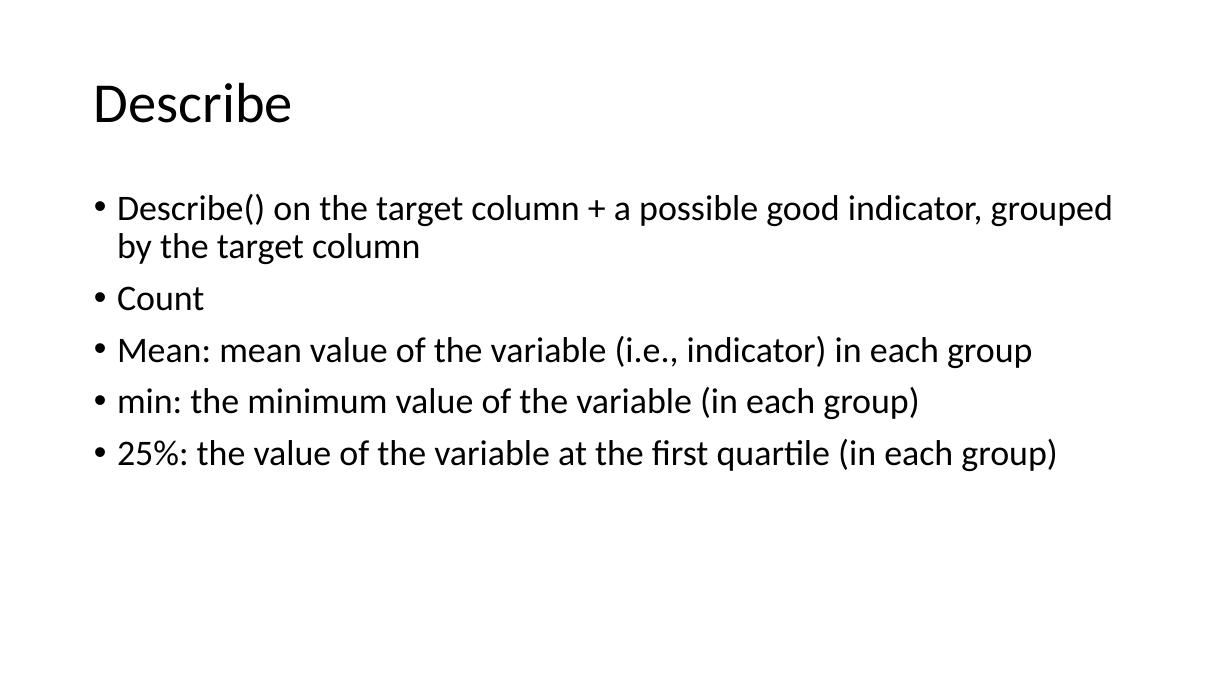
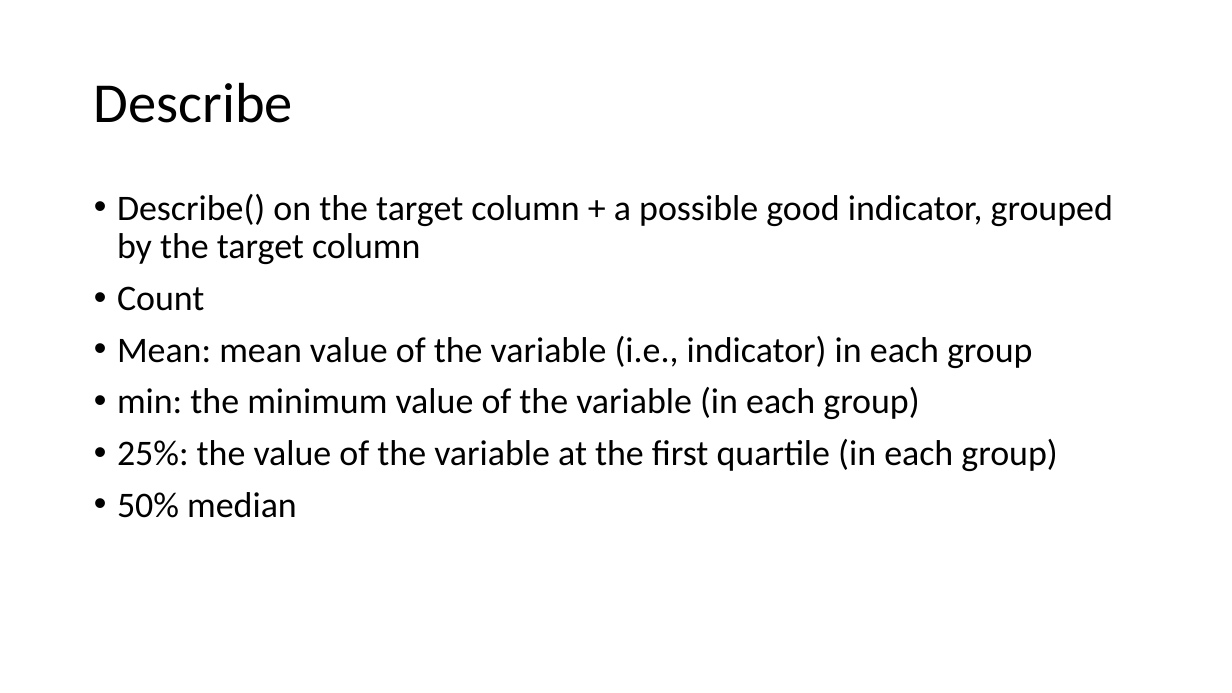
Before and after one commit to FranzGH/IoT_ML, a slide deck: slide 5 of Statistics essential.pptx. Drawn at 1232x693 pixels with LibreOffice and Linux fonts; fonts in the diff are those of the drawing. Boxes give left, top, right and bottom in pixels: in the first picture for what was removed or moved away, otherwise in the second. Text is boxed around its words. In the diff, an @@ line names an element or a change of style, - is before the commit and + after.

```diff
--- a/Statistics essential.pptx
+++ b/Statistics essential.pptx
@@ text at (117, 492, 297, 518): paragraph added @@
+• 50% median
```
Also in this commit, not shown: 4 other files.
